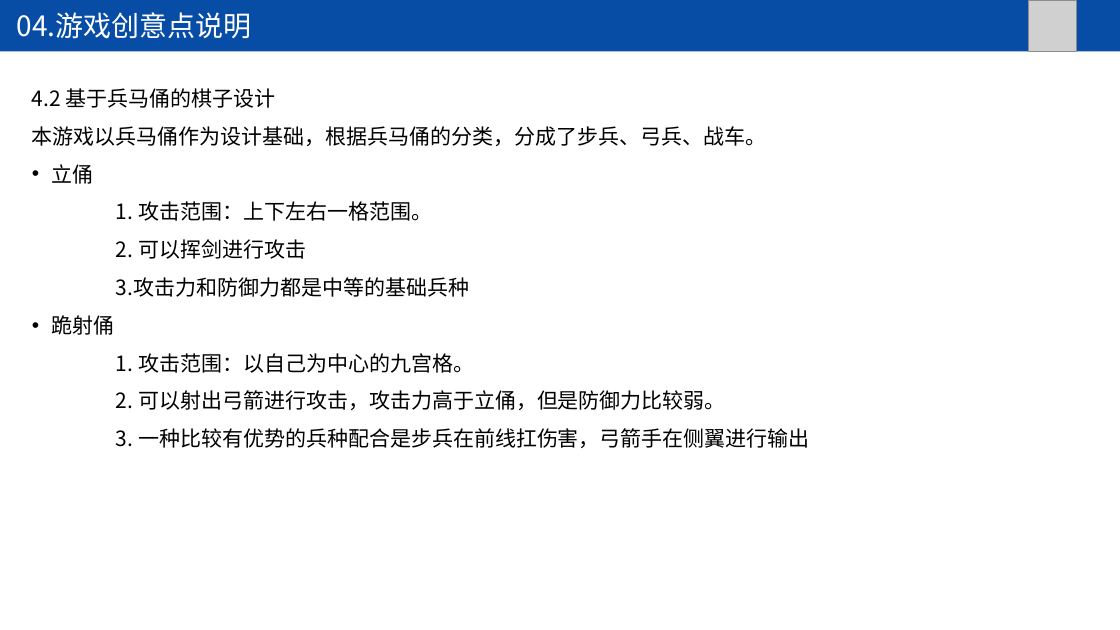
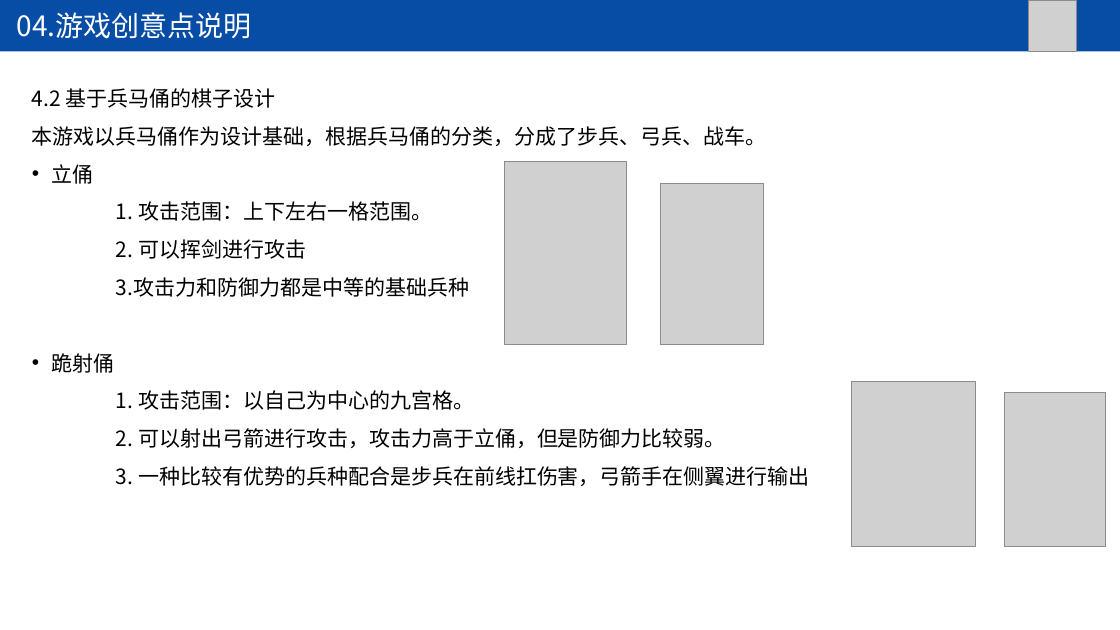
Before and after one commit to kotomineshiki/BMY, a slide deck: slide 6 of 文档ppt.ppt. Drawn at 1120x630 pixels with LibreOffice and Linux fonts; fonts in the diff are those of the drawing; grey boxes stand for pictures. Boxes give left, top, right and bottom in pixels: in the first picture for what was removed or moved away, otherwise in the second. Text is boxed around its words. In the diff, an @@ line names an element or a change of style, - is before the commit and + after.

Commit message:
ppt

```diff
--- a/文档ppt.ppt
+++ b/文档ppt.ppt
@@ text "4.2 基于兵马俑的棋子设计" rewrapped from (32, 88, 810, 448) to (32, 88, 810, 486) @@
@@ picture added at (505, 161, 626, 344) @@
@@ picture added at (660, 184, 763, 344) @@
@@ picture added at (851, 382, 975, 547) @@
@@ picture added at (1003, 392, 1105, 546) @@
```
Also in this commit, not shown: 3 other slides changed, 2 other files.
